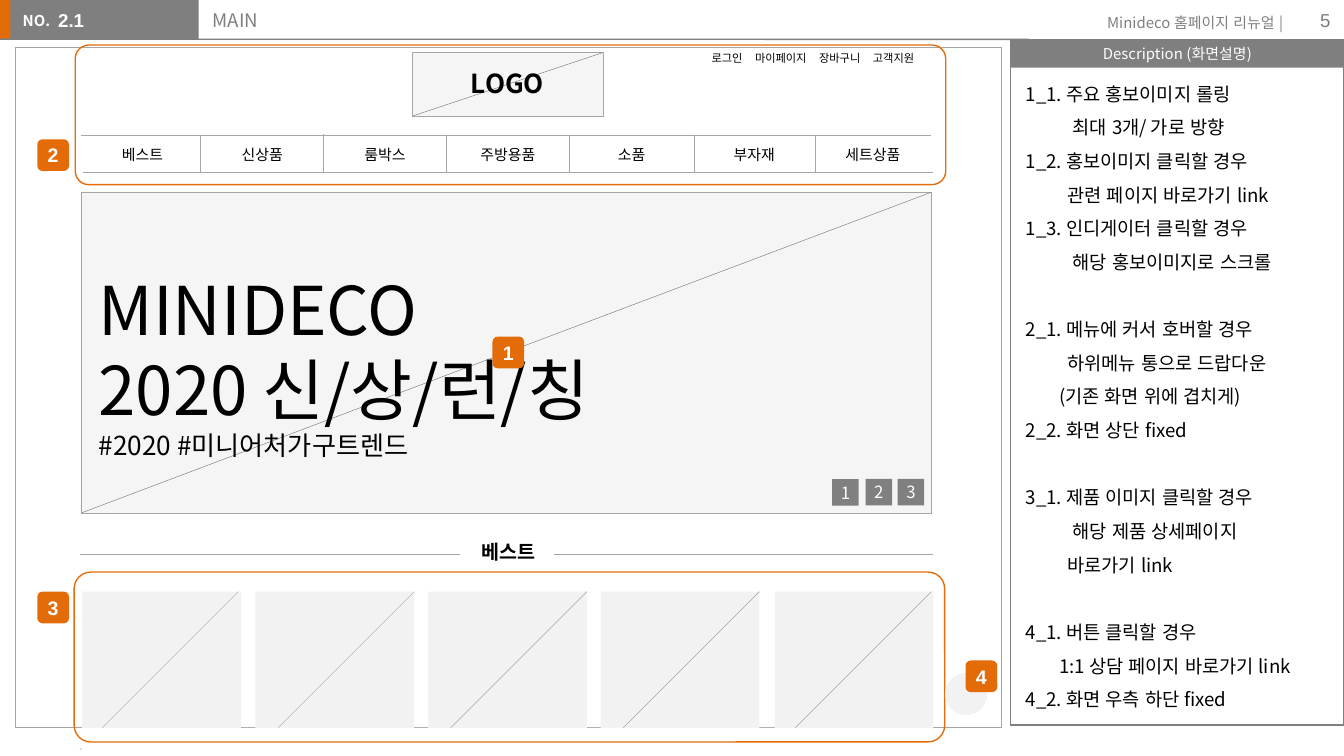
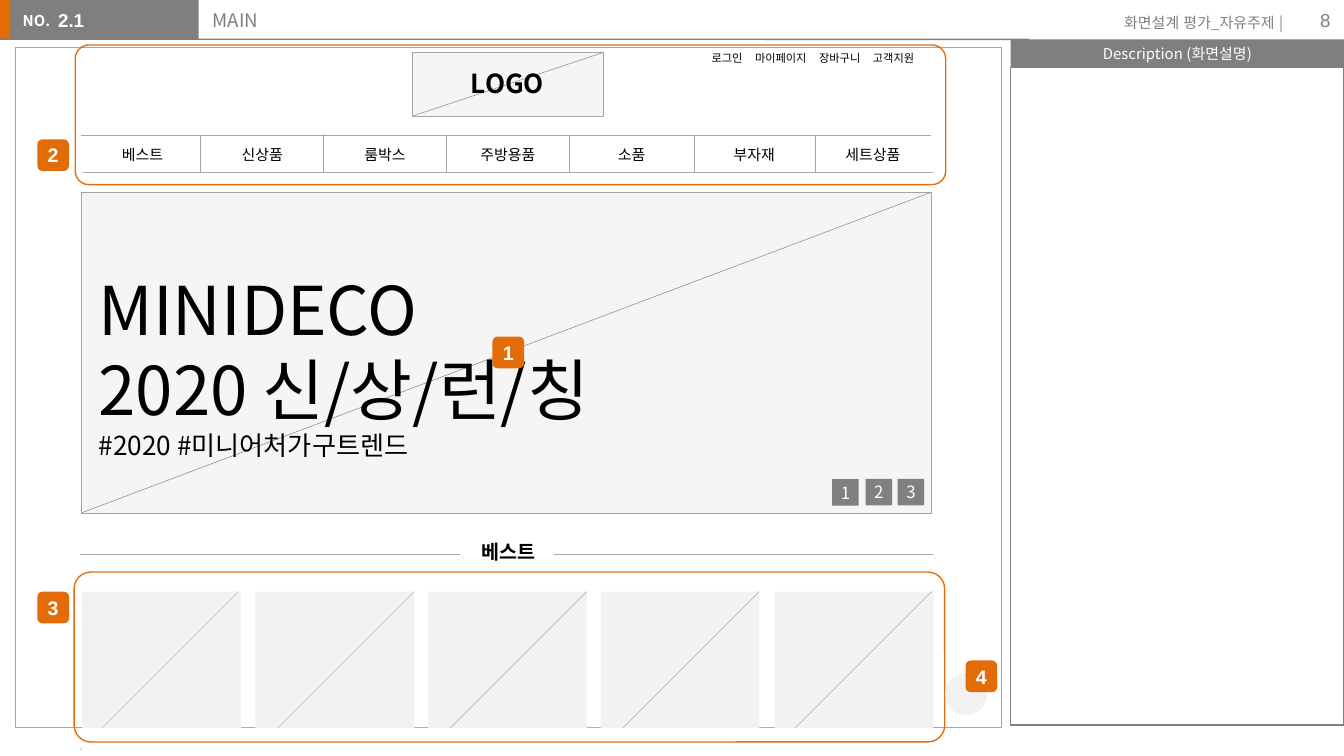
Before and after one commit to chaemilee9012/TIL2020, a slide deck: slide 8 of assignment/storyboard/이채미.pptx (slide 5 before the commit). Drawn at 1344x756 pixels with LibreOffice and Linux fonts; fonts in the diff are those of the drawing. Boxes give left, top, right and bottom in pixels: in the first picture for what was removed or moved away, otherwise in the second. Text is boxed around its words. In the diff, an @@ line names an element or a change of style, - is before the commit and + after.

```diff
--- a/assignment/storyboard/이채미.pptx
+++ b/assignment/storyboard/이채미.pptx
@@ text at (x1=1124, y1=15, x2=1274, y2=30): text changed @@
-Minideco 홈페이지 리뉴얼 |
+화면설계 평가_자유주제 |
@@ page number at (x1=1320, y1=14, x2=1330, y2=27): text changed @@
-5
+8
@@ rectangle resized from (x1=1011, y1=39, x2=1344, y2=724) to (x1=1011, y1=67, x2=1344, y2=724) @@
@@ text removed at (x1=1026, y1=85, x2=1291, y2=709) @@
-1_1. 주요 홍보이미지 롤링
-최대 3개/ 가로 방향
-                1_2. 홍보이미지 클릭할 경우
-                관련 페이지 바로가기 link
-                1_3. 인디게이터 클릭할 경우
-                해당 홍보이미지로 스크롤
-2_1. 메뉴에 커서 호버할 경우
-하위메뉴 통으로 드랍다운
-(기존 화면 위에 겹치게)
-2_2. 화면 상단 fixed
-3_1. 제품 이미지 클릭할 경우
-해당 제품 상세페이지
-바로가기 link
-4_1. 버튼 클릭할 경우
-1:1 상담 페이지 바로가기 link
-4_2. 화면 우측 하단 fixed
```
Also in this commit, not shown: 3 other slides changed, 5 slides added, 16 slides removed, 13 other files.
